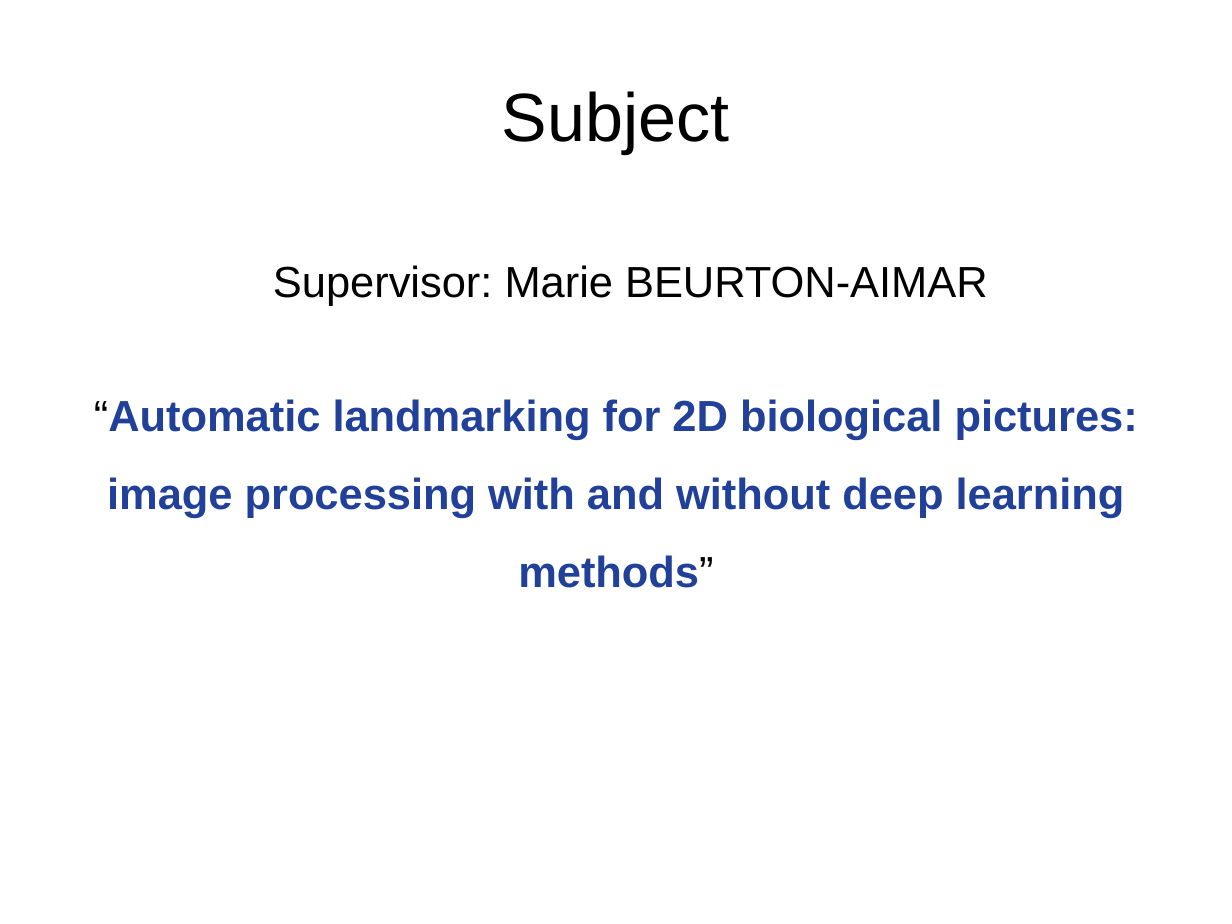
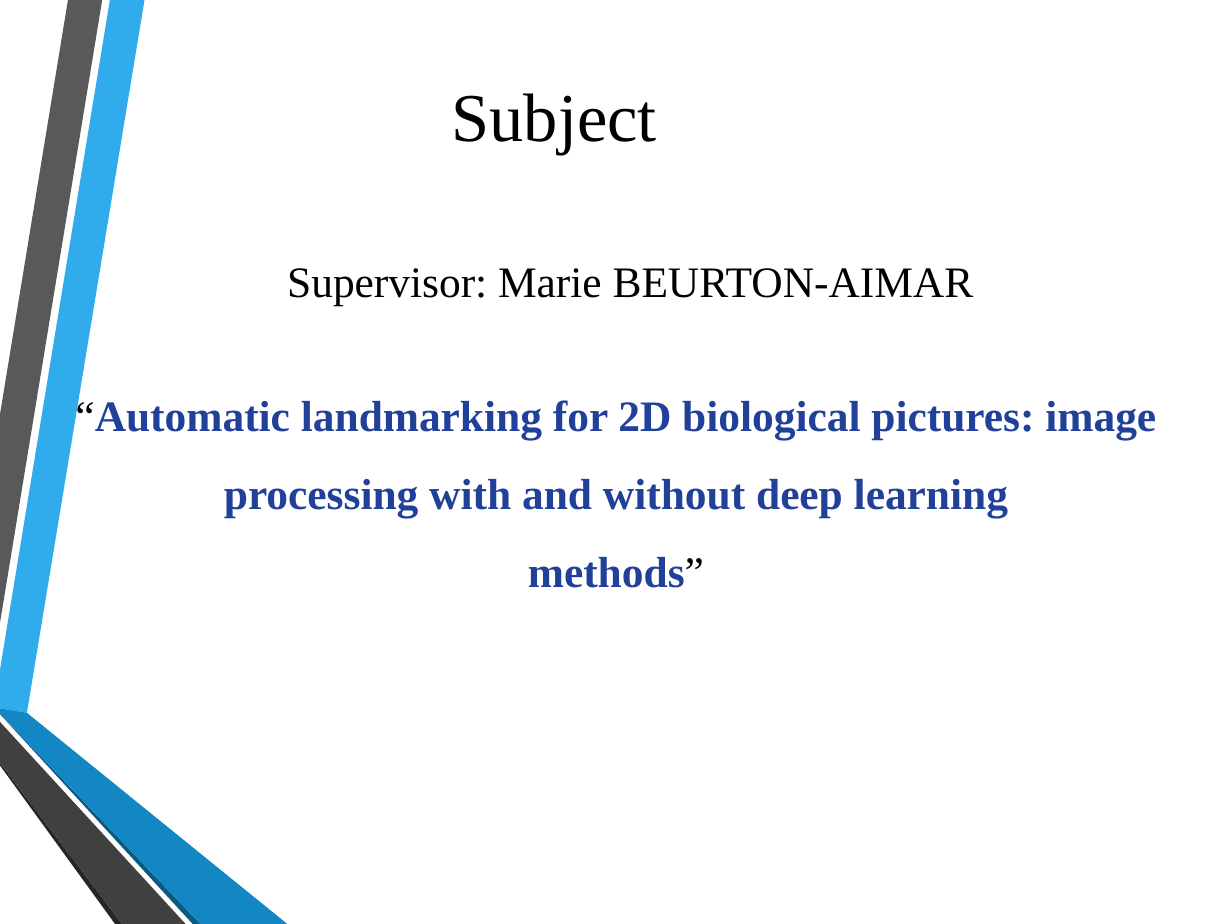
Before and after one commit to linhlevandlu/Presentation, a slide deck: slide 2 of EDMI/comite_suivi/3e anne/comite_suivi_3nd.odp. Drawn at 1232x924 pixels with LibreOffice and Linux fonts; fonts in the diff are those of the drawing; background and template pictures are left out. Boxes give left, top, right and bottom in pixels: in the first picture for what was removed or moved away, otherwise in the second. Text is boxed around its words. In the diff, an @@ line names an element or a change of style, - is before the commit and + after.

```diff
--- a/EDMI/comite_suivi/3e anne/comite_suivi_3nd.odp
+++ b/EDMI/comite_suivi/3e anne/comite_suivi_3nd.odp
@@ title "Subject": place and size @@
-title "Subject" at (502,91,730,153)
+title "Subject" at (452,93,657,154)
@@ title "Subject" at (452,93,657,154): size 44 to 44.1 pt, font Arial to Times New Roman @@
@@ text "Supervisor: Marie BEURTON-AIMAR" at (287,268,974,305): font Arial to Times New Roman @@
@@ text "“Automatic landmarking for 2D biological ..." at (75,396,1156,588): font Arial to Times New Roman @@
@@ group added at (0,0,287,924): 6 freeform shapes @@
```
Also in this commit, not shown: 17 other slides changed, 1 other file.
